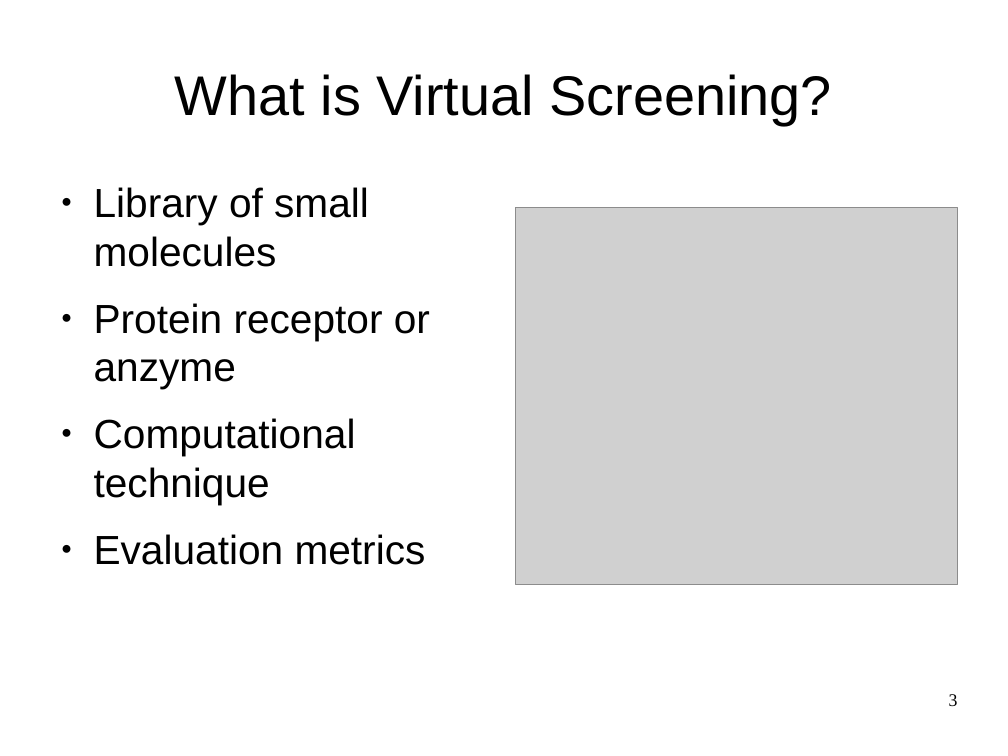
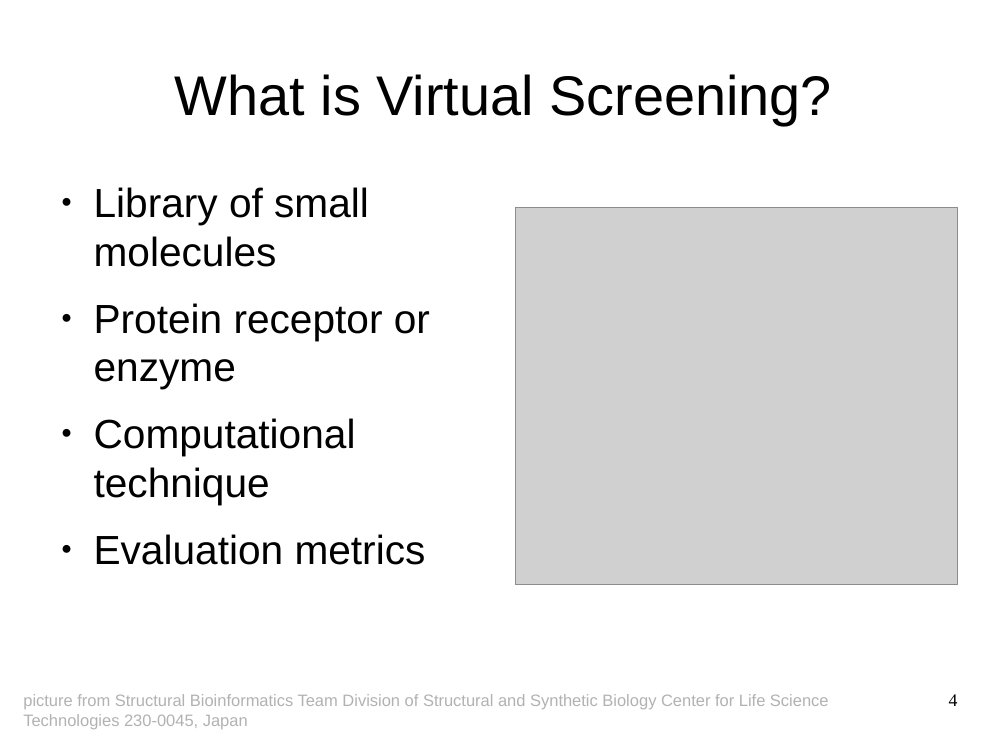
Before and after one commit to AlexWoroschilow/pca, a slide deck: slide 4 of seminar/presentation.odp (slide 3 before the commit). Drawn at 1008x756 pixels with LibreOffice and Linux fonts; fonts in the diff are those of the drawing; grey boxes stand for pictures. Boxes give left, top, right and bottom in pixels: in the first picture for what was removed or moved away, otherwise in the second. Text is boxed around its words. In the diff, an @@ line names an element or a change of style, - is before the commit and + after.

```diff
--- a/seminar/presentation.odp
+++ b/seminar/presentation.odp
@@ text at [94,303,430,389]: text changed @@
-● Protein receptor or anzyme
+● Protein receptor or enzyme
@@ text added at [23,694,829,729], 13 pt, text #B2B2B2 @@
+picture from Structural Bioinformatics Team Division of Structural and Synthetic Biology Center for Life Science Technologies 230-0045, Japan
@@ page number at [949,694,958,706]: text changed @@
-3
+4
```
Also in this commit, not shown: 9 other slides changed, 1 slide added, 1 slide removed, 4 other files.
